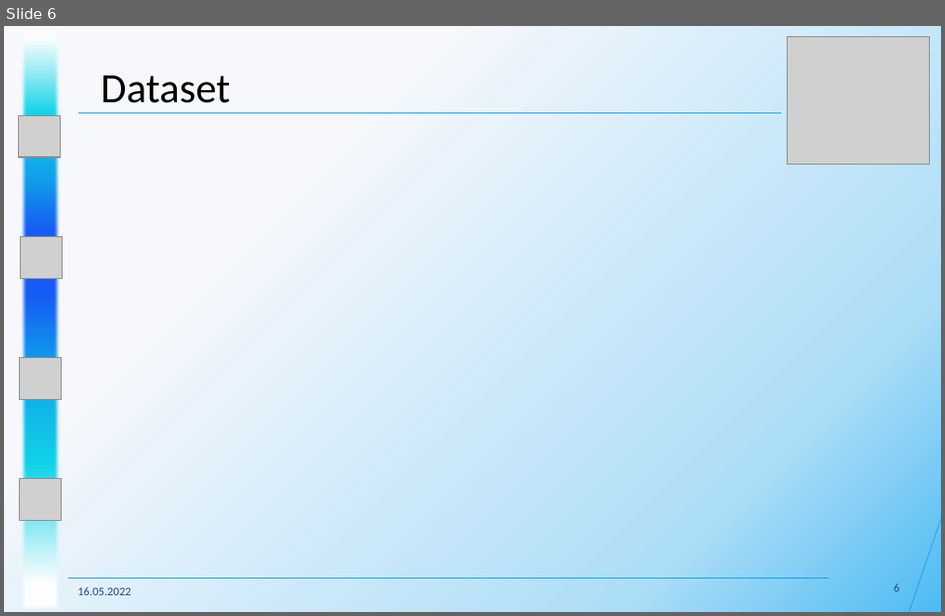
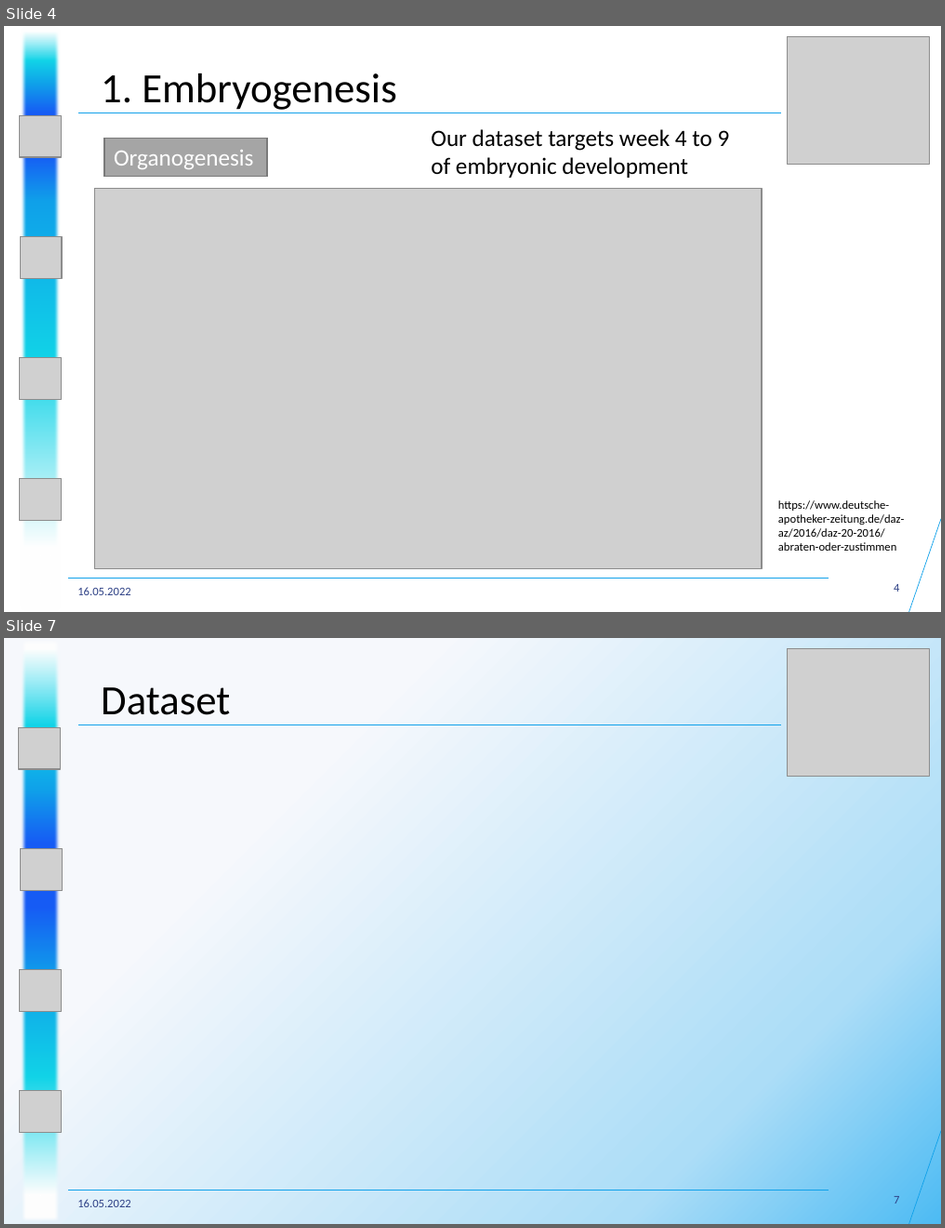
Before and after one commit to datascience-mobi-2022/2022-topic-04-team-01, a slide deck: Presentations/Project Proposal/Project Proposal Presentation Structure+.pptx. Shown one above the other, each under a label of ours: slide 6 before the commit, slides 4 and 7 after it; the slides between them are not shown. The pictures are 945x616 and 945x1228 pixels, drawn with LibreOffice and Linux fonts; fonts in the diff are those of the drawing; grey boxes stand for pictures. Boxes give left, top, right and bottom in pixels: in the first picture for what was removed or moved away, otherwise in the second. Text is boxed around its words. In the diff, an @@ line names an element or a change of style, - is before the commit and + after.

```diff
--- a/Presentations/Project Proposal/Project Proposal Presentation Structure+.pptx
+++ b/Presentations/Project Proposal/Project Proposal Presentation Structure+.pptx
@@ slide 4 added at (4,26,941,612), background #FFFFFF @@
@@ rectangle added at (20,26,62,612), fill gradient #FFFFFF to #12D4E8 to #10A1EA to #175CF5 @@
@@ picture added at (788,37,930,164) @@
@@ text added at (101,73,396,113), 32 pt, text #000000 @@
+1. Embryogenesis
@@ picture added at (19,115,61,157) @@
@@ line added from (78, 113) to (781, 113), #10A1EA 0.5 pt @@
@@ text added at (431,129,730,178), 18 pt, text #000000 @@
+Our dataset targets week 4 to 9 of embryonic development
@@ rectangle added at (104,139,266,176), fill #A5A5A5, outline #7A7A7A 1 pt, 18 pt, text #FFFFFF @@
+Organogenesis
@@ picture added at (94,188,761,569) @@
@@ picture added at (20,237,62,279) @@
@@ picture added at (19,358,61,400) @@
@@ picture added at (19,479,61,521) @@
@@ text added at (779,500,905,551), 9 pt, text #000000 @@
+https://www.deutsche-apotheker-zeitung.de/daz-az/2016/daz-20-2016/abraten-oder-zustimmen
@@ line added from (941, 519) to (910, 612), #10A1EA 0.5 pt @@
@@ line added from (69, 577) to (829, 577), #10A1EA 0.5 pt @@
@@ text added at (77,587,130,595), 9 pt, text #2E4186 @@
+16.05.2022
@@ page number added at (894,584,900,591), 9 pt, text #2E4186 @@
+4
@@ what was slide 6 is now slide 7 @@
@@ page number at (894,1196,900,1203): text changed @@
-6
+7
```
Also in this commit, not shown: 3 slides changed, 2 other slides added.
